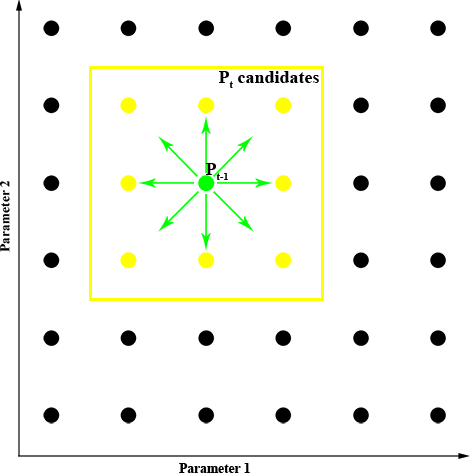
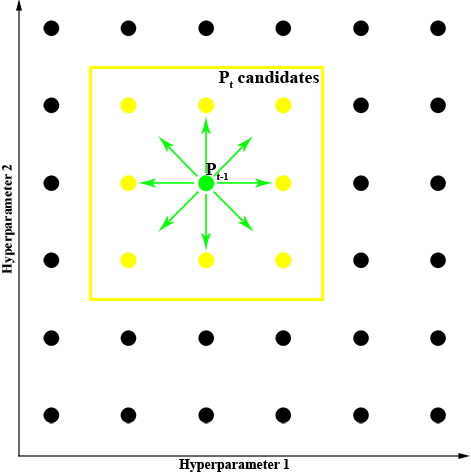
Layers edited between the first and the second w=471, h=473 image:
renamed "Parameter 2" to "Hyperparameter 2", painted on it over (0, 164, 15, 274)
renamed "Parameter 1" to "Hyperparameter 1", painted on it over (179, 459, 289, 473)
